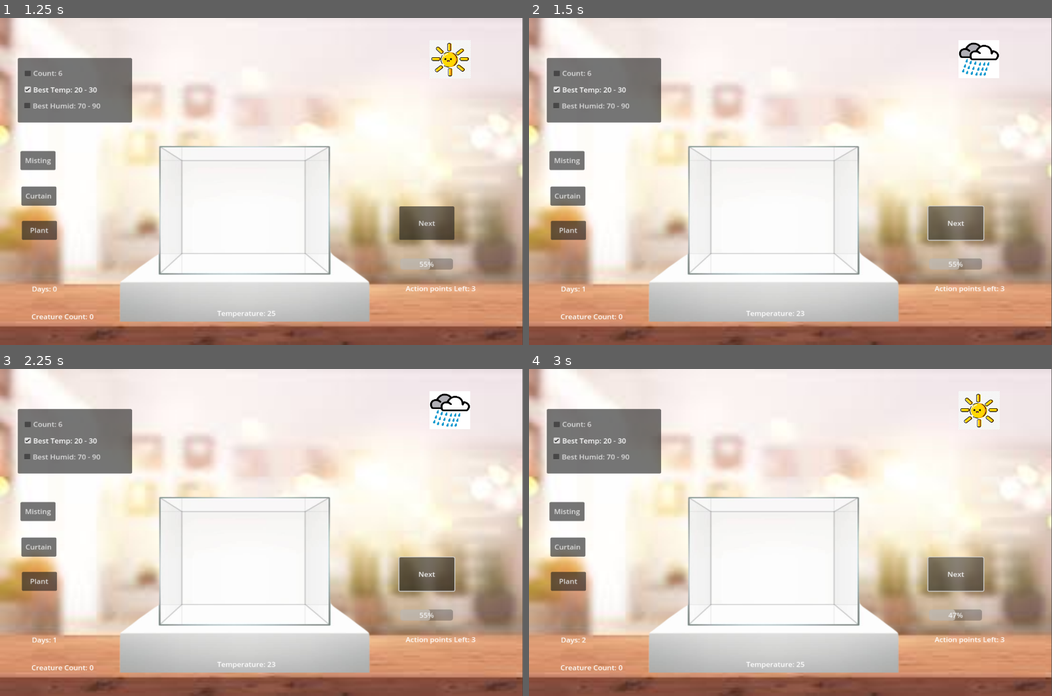
Above: before the commit, frames 1-4 (two rows, left to right).
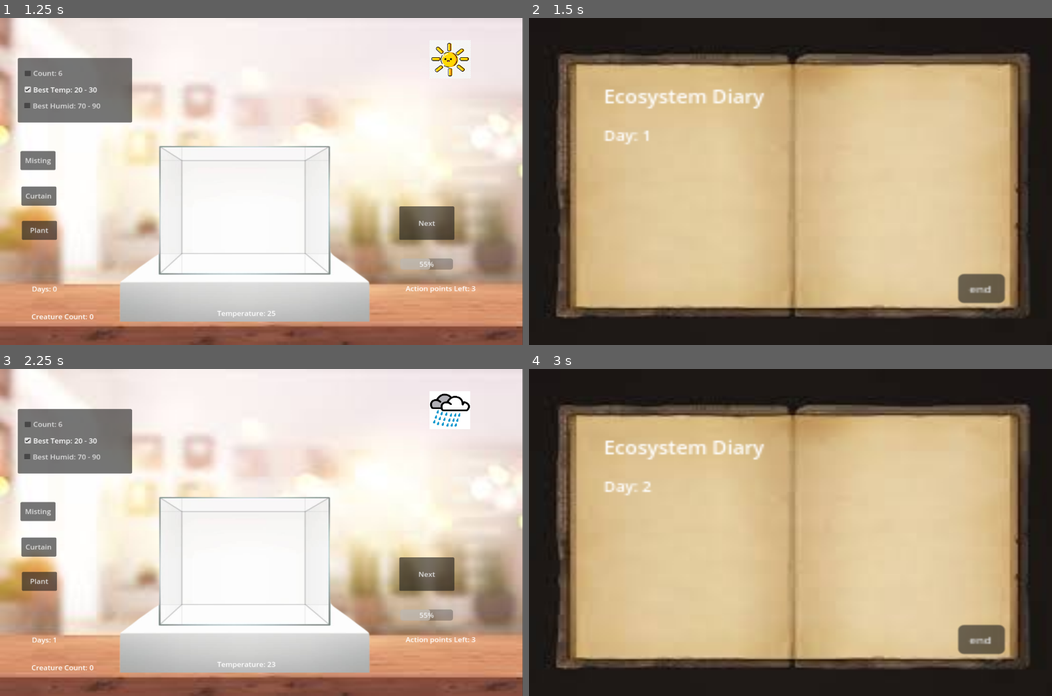
Above: after the commit, the same moments.

Repository: Dh-ux/GRL-Project
Game: Godot game, scene res://StartMenu.tscn
Same seed, same stepped clock (60 frames per second), same inputs: the game is played once before the commit and once after it. The engine's default icon, where the game draws it, is replaced by a stand-in: a white triangle on a blue panel in a dark square.
Inputs (mouse positions are in pixels of both pictures, inside the frame that each line leads up to):
- Up to frame 1 (1.25 s): click "Start" at 0.5 s
- Up to frame 2 (1.5 s): click "Next" at 1.25 s
- Up to frame 3 (2.25 s): click (449, 640) at 2 s, where only the run after the commit has a clickable "end"
- Up to frame 4 (3 s): click "Next" at 2.75 s

Frame 1 is identical in both runs. In frame 2, 97% of the frame differs, in the area x 0-100%, y 0-100%; in frame 3, 0.1%; in frame 4, 97%.

Commit message:
summary panel

Diff:
--- a/Ecosystem.tscn
+++ b/Ecosystem.tscn
@@ -1,9 +1,10 @@
-[gd_scene load_steps=5 format=3 uid="uid://c54ljjqgpci6"]
+[gd_scene load_steps=6 format=3 uid="uid://c54ljjqgpci6"]
 
 [ext_resource type="Script" path="res://resource/Script/Ecosystem.gd" id="1_fni7g"]
 [ext_resource type="Texture2D" uid="uid://djfuaixlh20u5" path="res://resource/sprites/Background/Table.jpg" id="2_y87am"]
 [ext_resource type="Texture2D" uid="uid://cvm2r3ba0ppkg" path="res://resource/sprites/Background/Bottle.png" id="3_opgfq"]
 [ext_resource type="Texture2D" uid="uid://764onhxsr250" path="res://resource/sprites/Background/sunny.png" id="4_0qht8"]
+[ext_resource type="Texture2D" uid="uid://b2br6q1v6ysn6" path="res://resource/sprites/Background/diary.jpg" id="5_gkvho"]
 
 [node name="Ecosystem" type="Node2D"]
 scale = Vector2(1.11432, 1.01086)
@@ -168,6 +169,36 @@
 offset_right = 241.974
 offset_bottom = 123.915
 text = "Best Humid: 70 - 90"
+
+[node name="Sprite2D" type="Sprite2D" parent="."]
+visible = false
+position = Vector2(573.444, 400.649)
+scale = Vector2(4.44893, 4.1304)
+texture = ExtResource("5_gkvho")
+
+[node name="Label" type="Label" parent="Sprite2D"]
+offset_left = -92.183
+offset_top = -58.2
+offset_right = -52.183
+offset_bottom = -35.2
+theme_override_font_sizes/font_size = 10
+text = "Ecosystem Diary"
+
+[node name="Day" type="Label" parent="Sprite2D"]
+offset_left = -91.5779
+offset_top = -34.4889
+offset_right = -43.5779
+offset_bottom = -8.4889
+theme_override_font_sizes/font_size = 8
+text = "Day: 0"
+
+[node name="Button" type="Button" parent="Sprite2D"]
+offset_left = 82.5008
+offset_top = 52.6914
+offset_right = 105.501
+offset_bottom = 69.6914
+theme_override_font_sizes/font_size = 6
+text = "end"
 
 [connection signal="pressed" from="MistingSystemButton" to="." method="_on_misting_system_button_pressed"]
 [connection signal="pressed" from="OpenCurtainsButton" to="." method="_on_open_curtains_button_pressed"]
@@ -185,3 +216,5 @@
 [connection signal="ready" from="Panel/CheckBox" to="." method="_on_check_box_ready"]
 [connection signal="ready" from="Panel/CheckBox2" to="." method="_on_check_box_2_ready"]
 [connection signal="ready" from="Panel/CheckBox3" to="." method="_on_check_box_3_ready"]
+[connection signal="ready" from="Sprite2D/Day" to="." method="_on_day_ready"]
+[connection signal="pressed" from="Sprite2D/Button" to="." method="_on_button_pressed"]
--- a/bugs.tscn
+++ b/bugs.tscn
@@ -1,10 +1,10 @@
 [gd_scene load_steps=3 format=3 uid="uid://doicsic8vqie2"]
 
-[ext_resource type="Texture2D" uid="uid://ddoq5ltqe4wyb" path="res://icon.svg" id="1_1mple"]
+[ext_resource type="Texture2D" uid="uid://u6pubsiqlkkk" path="res://resource/sprites/Plants/butterfly.png" id="1_u6kfw"]
 [ext_resource type="Script" path="res://resource/Script/bugs.gd" id="2_wxnl7"]
 
 [node name="bugs" type="Sprite2D"]
-position = Vector2(533, 431)
-scale = Vector2(0.3, 0.283)
-texture = ExtResource("1_1mple")
+position = Vector2(519.5, 445.97)
+scale = Vector2(0.225, 0.199833)
+texture = ExtResource("1_u6kfw")
 script = ExtResource("2_wxnl7")
--- a/gameover.tscn
+++ b/gameover.tscn
@@ -1,15 +1,23 @@
 [gd_scene load_steps=3 format=3 uid="uid://uatt7ck6810b"]
 
-[ext_resource type="Texture2D" uid="uid://cbkjkyjulqyel" path="res://resource/sprites/Background/gameover.jpg" id="1_6g0n7"]
 [ext_resource type="Script" path="res://resource/Script/gameover.gd" id="1_6o7rn"]
+[ext_resource type="Texture2D" uid="uid://355arc445k7c" path="res://resource/sprites/Background/ramona-meier-background-02.jpg" id="2_5s3fh"]
 
 [node name="gameover" type="Node2D"]
 script = ExtResource("1_6o7rn")
 
 [node name="Sprite2D" type="Sprite2D" parent="."]
-position = Vector2(639, 404)
-scale = Vector2(4.26, 4.04)
-texture = ExtResource("1_6g0n7")
+position = Vector2(647, 394)
+scale = Vector2(0.771176, 1.13052)
+texture = ExtResource("2_5s3fh")
+
+[node name="Label" type="Label" parent="Sprite2D"]
+offset_left = -252.86
+offset_top = -183.985
+offset_right = 181.14
+offset_bottom = -70.9854
+theme_override_font_sizes/font_size = 80
+text = "Game Over"
 
 [node name="Button" type="Button" parent="."]
 offset_left = 526.0
--- a/plant1.tscn
+++ b/plant1.tscn
@@ -7,6 +7,6 @@
 script = ExtResource("1_adcww")
 
 [node name="Sprite2D" type="Sprite2D" parent="."]
-position = Vector2(371.5, 334.188)
-scale = Vector2(0.187688, 0.276333)
+position = Vector2(120, 65)
+scale = Vector2(0.138138, 0.196332)
 texture = ExtResource("2_7kfb3")
--- a/resource/Script/Ecosystem.gd
+++ b/resource/Script/Ecosystem.gd
@@ -18,6 +18,7 @@
 @onready var daysLabel = $DaysLabel
 @onready var next_day_button = $NextDayButton
 @onready var action_pointsLabel = $Action_pointsLabel
+@onready var diary_day = $Sprite2D/Day
 
 enum PlantType {
   FLOWER,
@@ -55,6 +56,8 @@
 #	for i in life_list:
 #		i.on_next_day()
 	emit_signal('day_end')
+	updateUI()
+	$Sprite2D.visible = true
 	days+=1
 	$MistingSystemButton.disabled = false
 	$OpenCurtainsButton.disabled = false
@@ -74,6 +77,10 @@
 	action_points = 3
 	updateUI()
 	await get_tree().create_timer(0.2).timeout
+	if temperature <15 || temperature > 35:
+		game_over()
+	if humidity >100 || humidity < 45:
+		game_over()
 	if days == 3:
 		if creature_count < 6:
 			game_over()
@@ -210,6 +217,7 @@
 	creatureCountLabel.text = "Creature Count: " + str(creature_count)
 	daysLabel.text="Days: " + str(days)
 	action_pointsLabel.text="Action points Left: " +str(action_points)
+	diary_day.text = "Day: " + str(days)
 	if temperature in range(20,30):
 		$Panel/CheckBox2.button_pressed = true
 	elif temperature >30 || temperature<20:
@@ -304,3 +312,11 @@
 
 func _on_check_box_3_ready():
 	pass # Replace with function body.
+
+
+func _on_day_ready():
+	pass # Replace with function body.
+
+
+func _on_button_pressed():
+	$Sprite2D.visible = false;
Binary file added: resource/sprites/Background/diary.jpg
Not shown, added: resource/sprites/Background/diary.jpg.import
Binary file added: resource/sprites/Background/ramona-meier-background-02.jpg
Not shown, added: resource/sprites/Background/ramona-meier-background-02.jpg.import
Binary file added: resource/sprites/Plants/butterfly.png
Not shown, added: resource/sprites/Plants/butterfly.png.import
